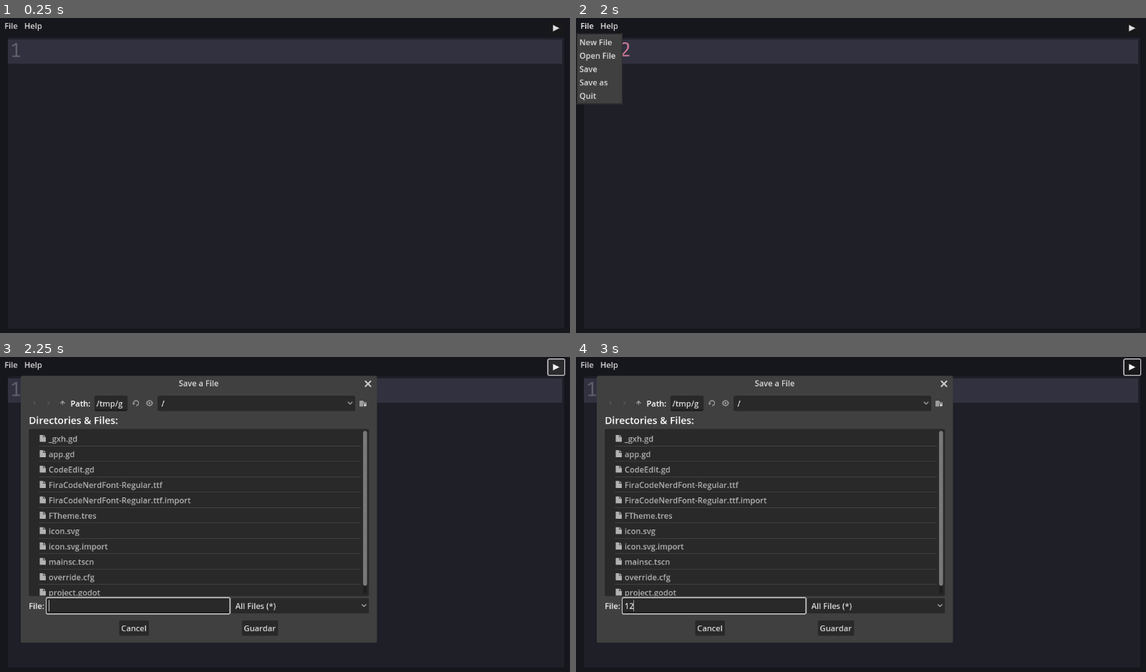
Above: before the commit, frames 1-4 (two rows, left to right).
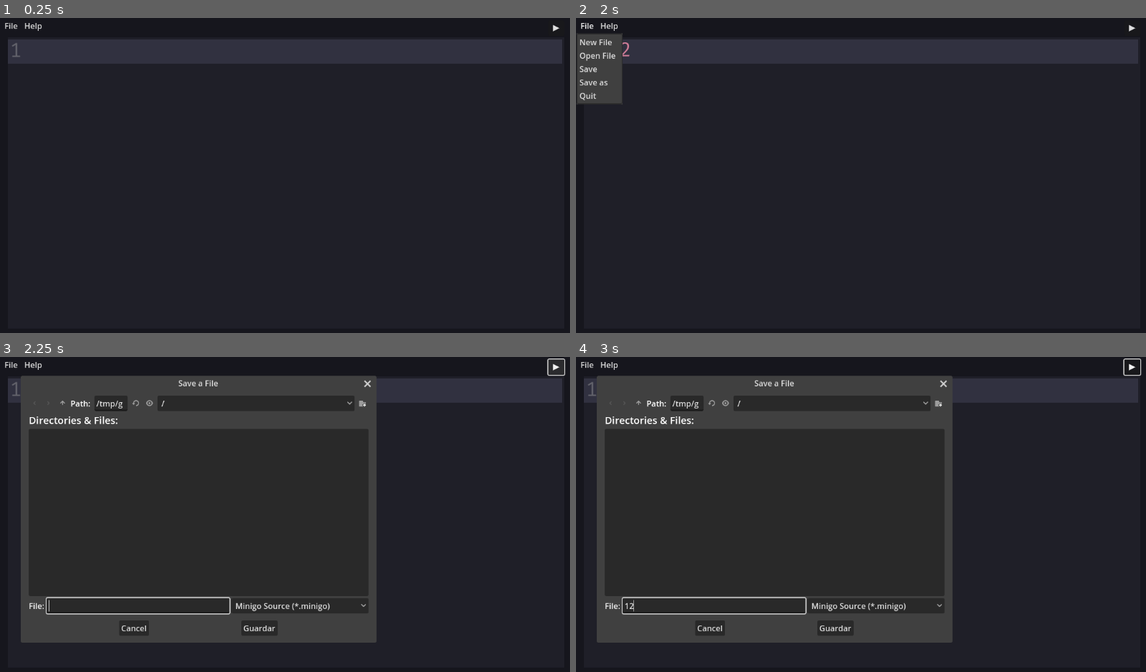
Above: after the commit, the same moments.

Repository: mortalcr/Tronchaeditor
Game: Godot game, scene res://mainsc.tscn
The game is run twice, just before and just after one commit, with the same random seed, the same clock (stepped at 60 frames per second) and the same inputs.
Inputs (mouse positions are in pixels of both pictures, inside the frame that each line leads up to):
- Up to frame 1 (0.25 s): no input
- Up to frame 2 (2 s): click (861, 181) at 0.52 s; type "12" at 0.6 s; click "File" at 1.25 s
- Up to frame 3 (2.25 s): click "▶" at 2 s
- Up to frame 4 (3 s): click (712, 605) at 2.77 s; type "12" at 2.85 s

Frames 1-2 are identical in both runs. In frame 3, 2.4% of the frame differs, in the area x 6-66%, y 7-88%; in frame 4, 2.4%.

Commit message:
fix: add `*.minigo` source files filter on both pickers

Diff:
--- a/mainsc.tscn
+++ b/mainsc.tscn
@@ -63,12 +63,14 @@
 ok_button_text = "Open"
 file_mode = 0
 access = 2
+filters = PackedStringArray("*.minigo ; Minigo Source")
 
 [node name="SaveFileDialog" type="FileDialog" parent="."]
 position = Vector2i(50, 70)
 size = Vector2i(500, 500)
 ok_button_text = "Guardar"
 access = 2
+filters = PackedStringArray("*.minigo ; Minigo Source")
 
 [node name="MenuButtonFile" type="MenuButton" parent="."]
 layout_mode = 0
